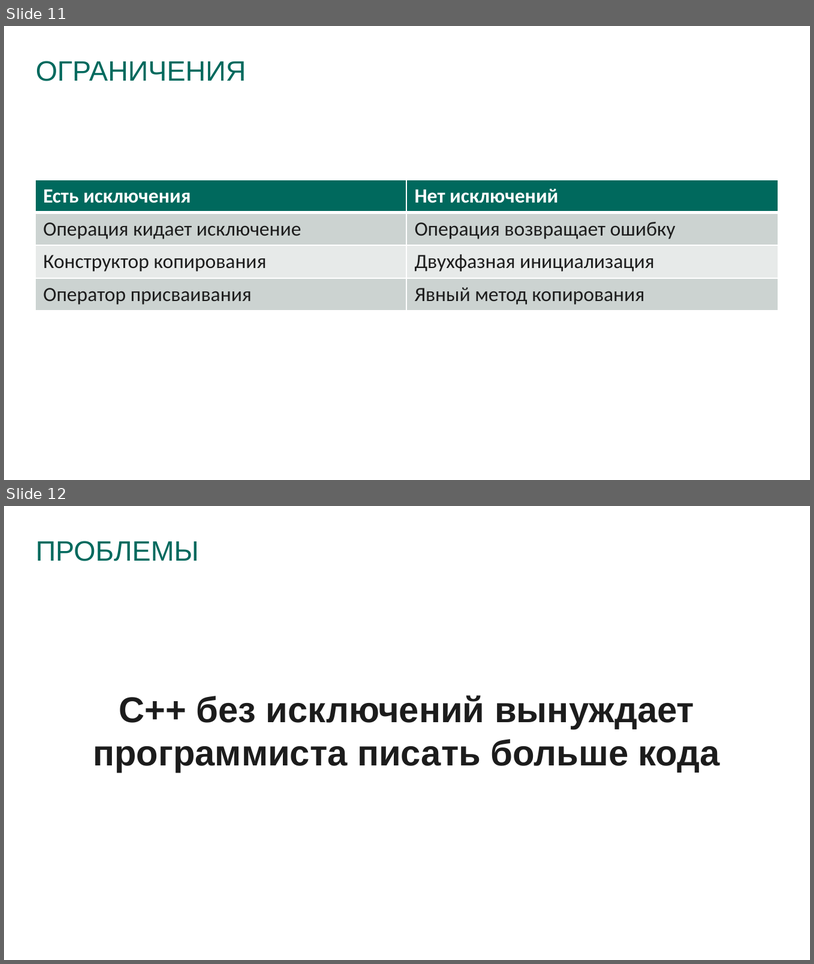
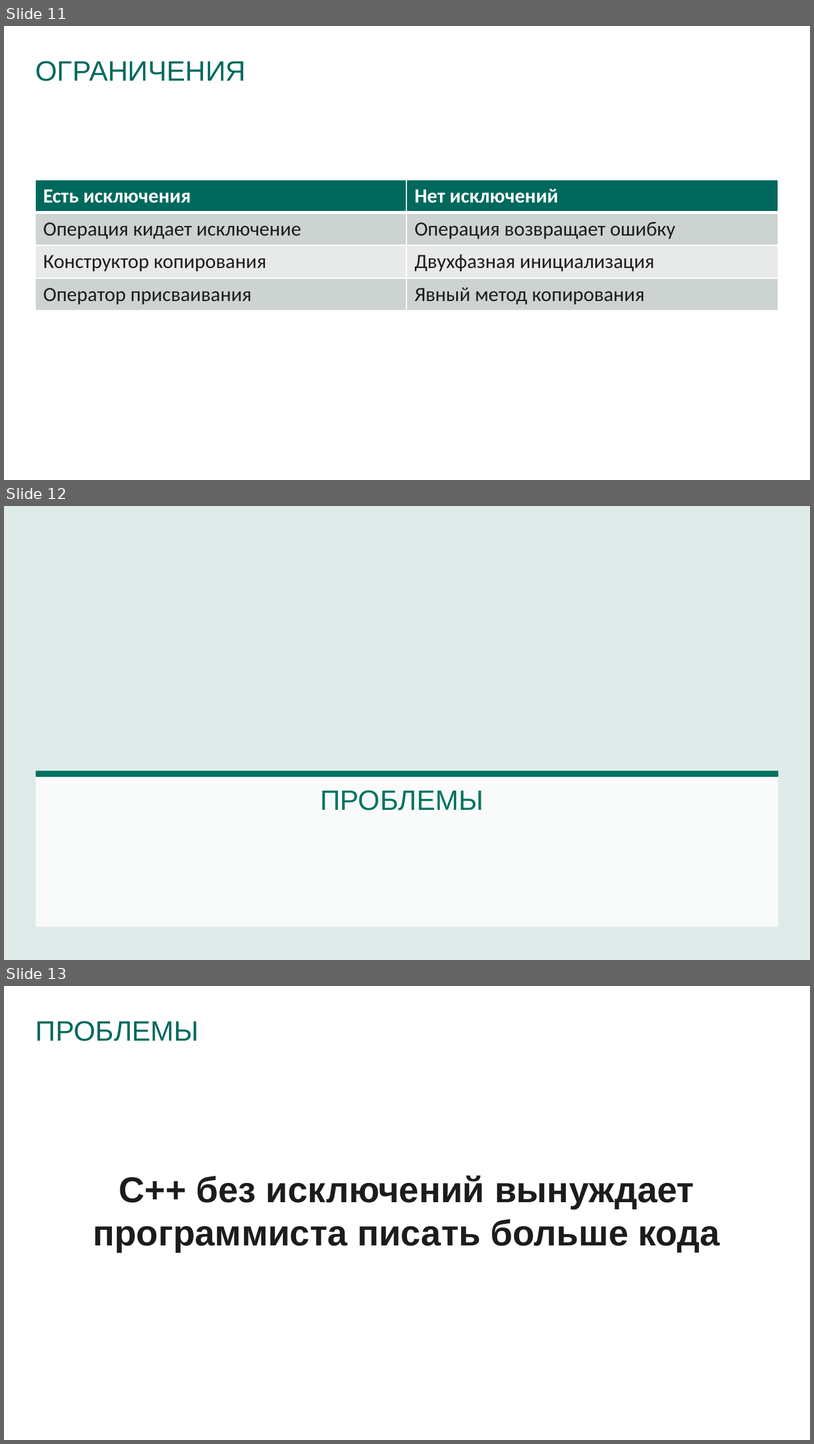
Before and after one commit to prograholic/prograholic.github.io, a slide deck: cpp_russia_2017_24_02_2017/24.02.2017_kutumov.pptx. Shown one above the other, each under a label of ours: slides 11 and 12 before the commit, slides 11, 12 and 13 after it. The pictures are 814x964 and 814x1444 pixels, drawn with LibreOffice and Linux fonts; fonts in the diff are those of the drawing; background and template pictures are left out. Boxes give left, top, right and bottom in pixels: in the first picture for what was removed or moved away, otherwise in the second. Text is boxed around its words. In the diff, an @@ line names an element or a change of style, - is before the commit and + after.

```diff
--- a/cpp_russia_2017_24_02_2017/24.02.2017_kutumov.pptx
+++ b/cpp_russia_2017_24_02_2017/24.02.2017_kutumov.pptx
@@ slide 12 added at <box>4,506,810,960</box>, background #DEEBE9 @@
@@ rectangle added at <box>35,771,779,776</box>, fill #007360 @@
@@ rectangle added at <box>35,777,779,927</box>, fill #FFFFFF at 80% opacity @@
@@ text added at <box>320,790,483,810</box>, 25 pt, text #007360 @@
+ПРОБЛЕМЫ
@@ what was slide 12 is now slide 13 @@
```
Also in this commit, not shown: 4 slides changed, 2 other slides added, 2 slides removed.
